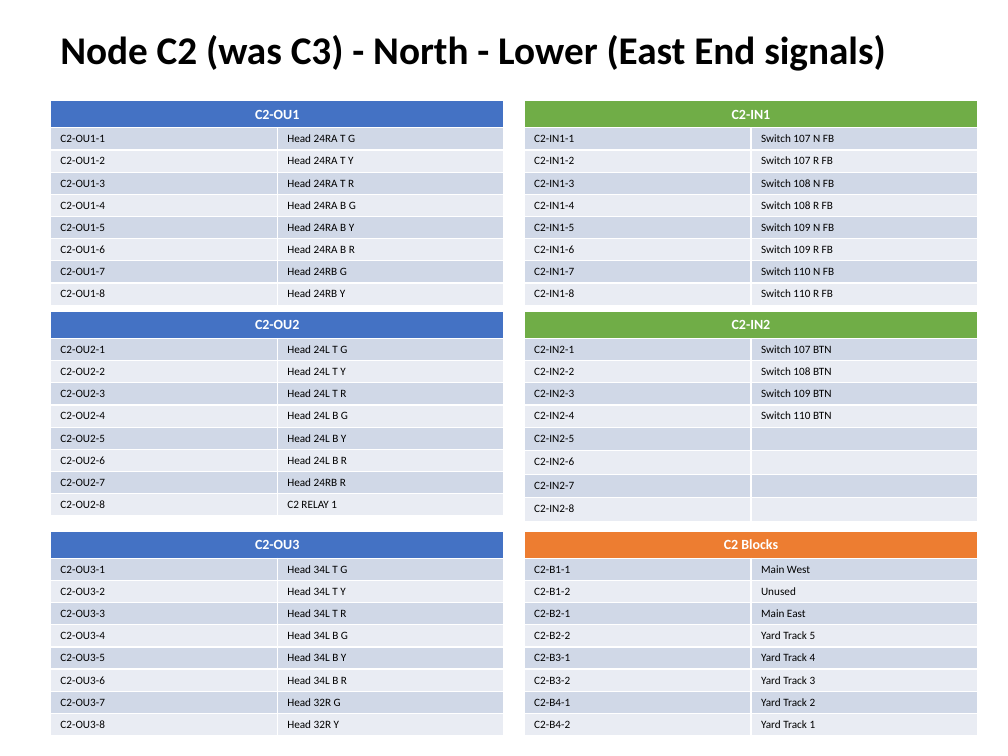
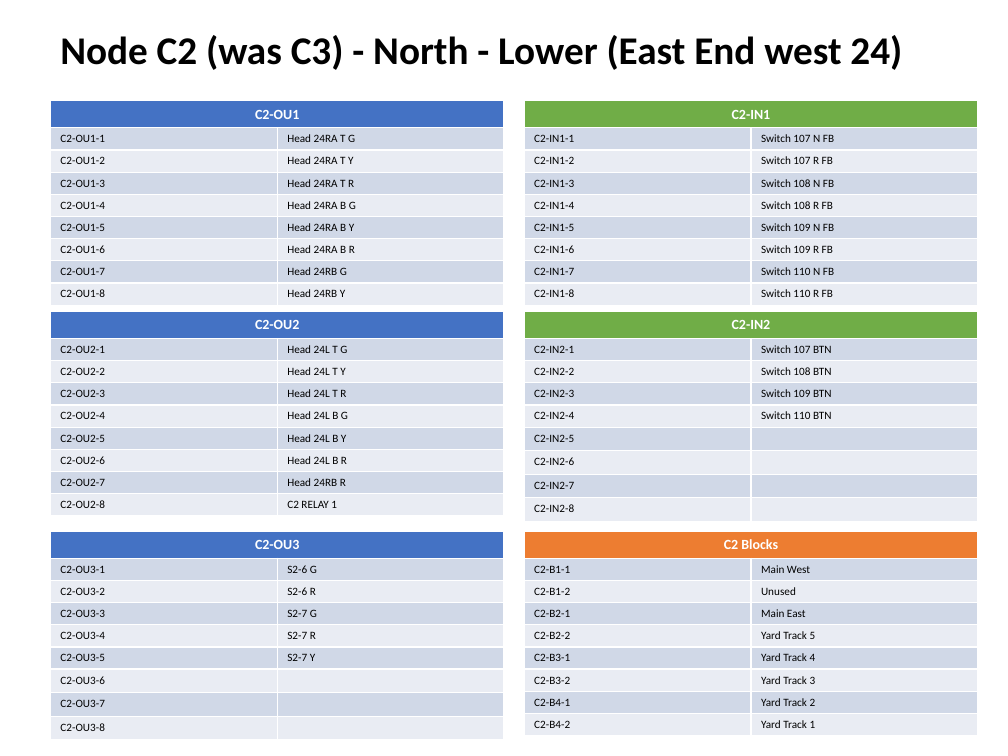
Before and after one commit to lnevo/hart, a slide deck: slide 4 of docs/wiring/Wiring_Schematic.pptx. Drawn at 1008x756 pixels with LibreOffice and Linux fonts; fonts in the diff are those of the drawing. Boxes give left, top, right and bottom in pixels: in the first picture for what was removed or moved away, otherwise in the second. Text is boxed around its words. In the diff, an @@ line names an element or a change of style, - is before the commit and + after.

```diff
--- a/docs/wiring/Wiring_Schematic.pptx
+++ b/docs/wiring/Wiring_Schematic.pptx
@@ text at [60,35,902,70]: text changed @@
-Node C2 (was C3) - North - Lower (East End signals)
+Node C2 (was C3) - North - Lower (East End west 24)
@@ table at [50,531,504,735] @@
-row 2, column 2: Head 34L T G
+row 2, column 2: S2-6 G
-row 3, column 2: Head 34L T Y
+row 3, column 2: S2-6 R
-row 4, column 2: Head 34L T R
+row 4, column 2: S2-7 G
-row 5, column 2: Head 34L B G
+row 5, column 2: S2-7 R
-row 6, column 2: Head 34L B Y
+row 6, column 2: S2-7 Y
-row 7, column 2: Head 34L B R
+row 7, column 2: 
-row 8, column 2: Head 32R G
+row 8, column 2: 
-row 9, column 2: Head 32R Y
+row 9, column 2: 
```
Also in this commit, not shown: 6 other slides changed, 14 other files.
